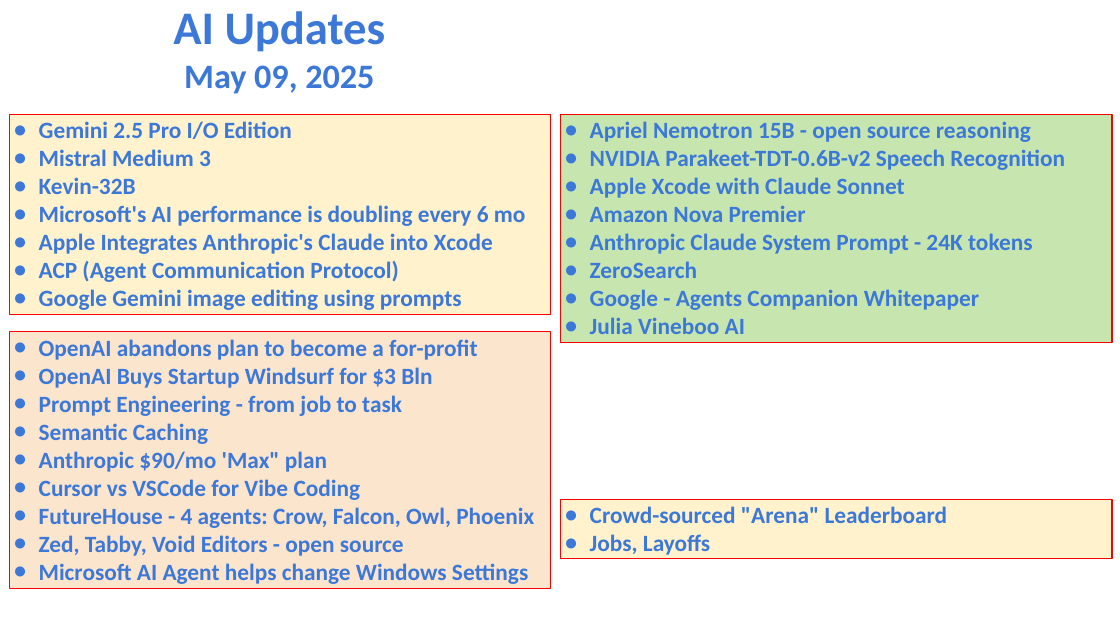
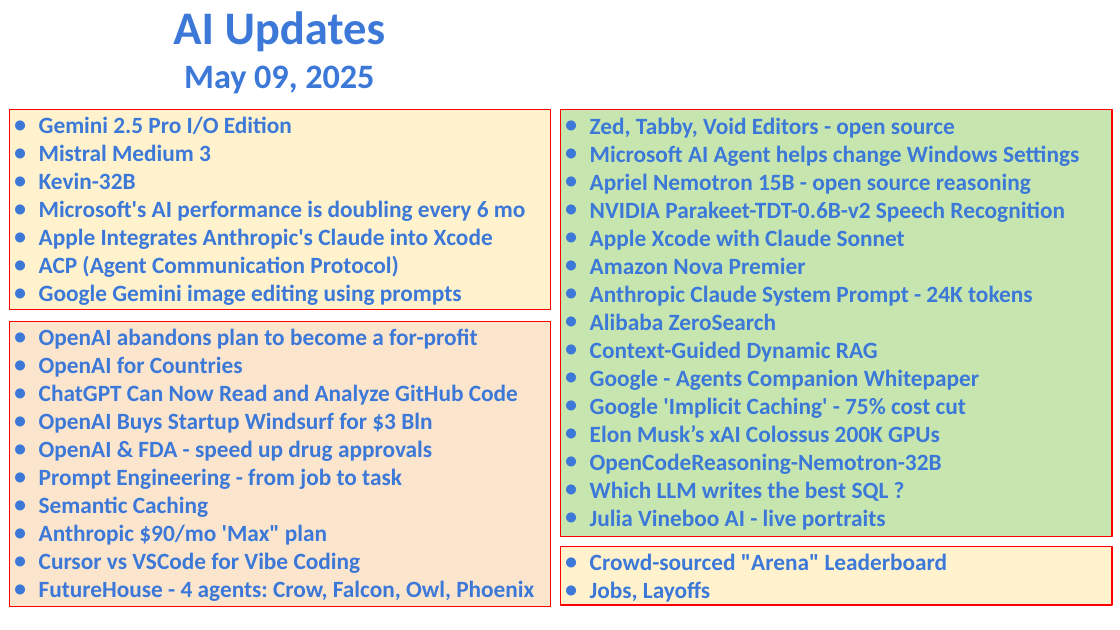
Before and after one commit to lselector/seminar, a slide deck: slide 1 of 2025/2025-05-09-AI-Updates.pptx. Drawn at 1120x630 pixels with LibreOffice and Linux fonts; fonts in the diff are those of the drawing. Boxes give left, top, right and bottom in pixels: in the first picture for what was removed or moved away, otherwise in the second. Text is boxed around its words. In the diff, an @@ line names an element or a change of style, - is before the commit and + after.

```diff
--- a/2025/2025-05-09-AI-Updates.pptx
+++ b/2025/2025-05-09-AI-Updates.pptx
@@ rectangle "Gemini 2.5 Pro I/O Edition": place and size @@
-rectangle "Gemini 2.5 Pro I/O Edition" at bbox=[10, 114, 551, 315]
+rectangle "Gemini 2.5 Pro I/O Edition" at bbox=[10, 109, 551, 309]
@@ rectangle "Zed, Tabby, Void Editors - ...": place and size @@
-rectangle "Zed, Tabby, Void Editors - ..." at bbox=[561, 114, 1112, 343]
+rectangle "Zed, Tabby, Void Editors - ..." at bbox=[561, 110, 1112, 536]
@@ text in rectangle at bbox=[590, 117, 1079, 166]: paragraphs added @@
+● Zed, Tabby, Void Editors - open source
+● Microsoft AI Agent helps change Windows Settings
@@ rectangle "OpenAI abandons plan to become ...": place and size @@
-rectangle "OpenAI abandons plan to become ..." at bbox=[10, 332, 551, 588]
+rectangle "OpenAI abandons plan to become ..." at bbox=[10, 321, 551, 607]
@@ text in rectangle at bbox=[590, 313, 878, 362]: text changed @@
-● ZeroSearch
+● Alibaba ZeroSearch
+● Context-Guided Dynamic RAG
@@ text in rectangle at bbox=[39, 356, 518, 405]: paragraphs added @@
+● OpenAI for Countries
+● ChatGPT Can Now Read and Analyze GitHub Code
@@ text in rectangle at bbox=[590, 397, 966, 530]: text changed @@
-● Julia Vineboo AI
+● Google 'Implicit Caching' - 75% cost cut
+● Elon Musk’s xAI Colossus 200K GPUs
+● OpenCodeReasoning-Nemotron-32B
+● Which LLM writes the best SQL ?
+● Julia Vineboo AI - live portraits
@@ text in rectangle at bbox=[39, 440, 432, 461]: paragraph added @@
+● OpenAI & FDA - speed up drug approvals
@@ text in rectangle at bbox=[39, 535, 528, 584]: paragraphs removed @@
-● Zed, Tabby, Void Editors - open source
-● Microsoft AI Agent helps change Windows Settings
@@ rectangle "Crowd-sourced "Arena" Leaderboard": place and size @@
-rectangle "Crowd-sourced "Arena" Leaderboard" at bbox=[561, 500, 1112, 559]
+rectangle "Crowd-sourced "Arena" Leaderboard" at bbox=[561, 547, 1112, 606]
```
Also in this commit, not shown: 3 other slides changed, 4 slides added, 1 slide removed, 1 other file.
